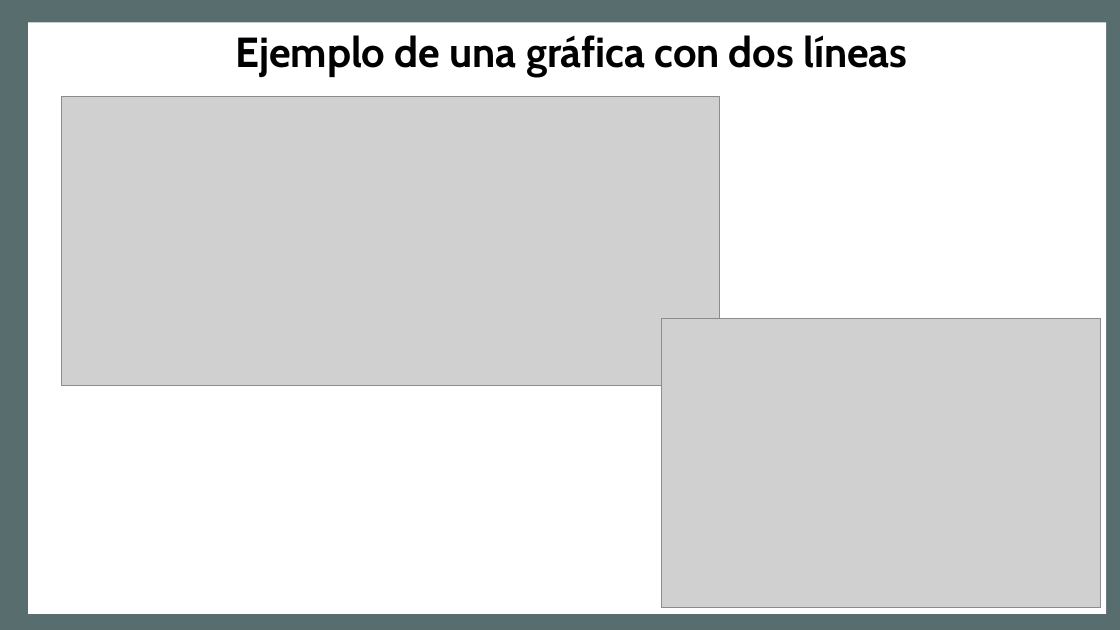
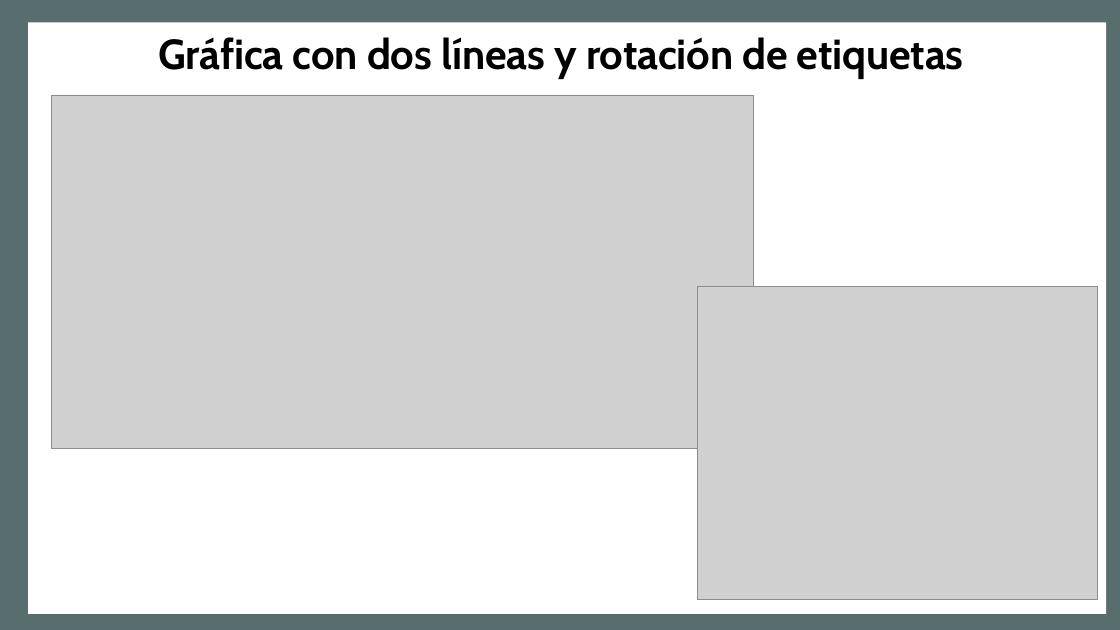
Before and after one commit to lizetheP/Programacion, a slide deck: slide 12 of CalendarioAgo2024/presentaciones/9_GraficasMatplotlib.pptx (slide 13 before the commit). Drawn at 1120x630 pixels with LibreOffice and Linux fonts; fonts in the diff are those of the drawing; grey boxes stand for pictures; background and template pictures are left out. Boxes give left, top, right and bottom in pixels: in the first picture for what was removed or moved away, otherwise in the second. Text is boxed around its words. In the diff, an @@ line names an element or a change of style, - is before the commit and + after.

```diff
--- a/CalendarioAgo2024/presentaciones/9_GraficasMatplotlib.pptx
+++ b/CalendarioAgo2024/presentaciones/9_GraficasMatplotlib.pptx
@@ title at [159,37,964,79]: text changed @@
-Ejemplo de una gráfica con dos líneas
+Gráfica con dos líneas y rotación de etiquetas
@@ picture: place and size @@
-picture at [61,97,720,386]
+picture at [52,95,754,448]
@@ picture: place and size @@
-picture at [662,318,1101,607]
+picture at [698,287,1098,600]
```
Also in this commit, not shown: 8 other slides changed, 1 slide removed, 11 other files.
